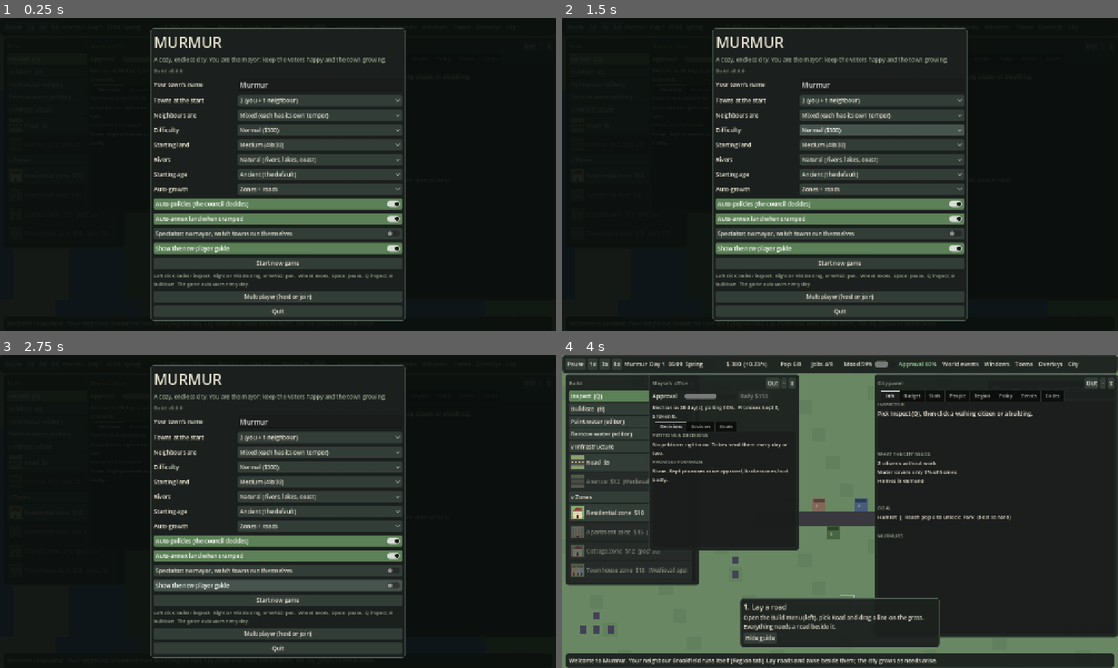
Above: before the commit, frames 1-4 (two rows, left to right).
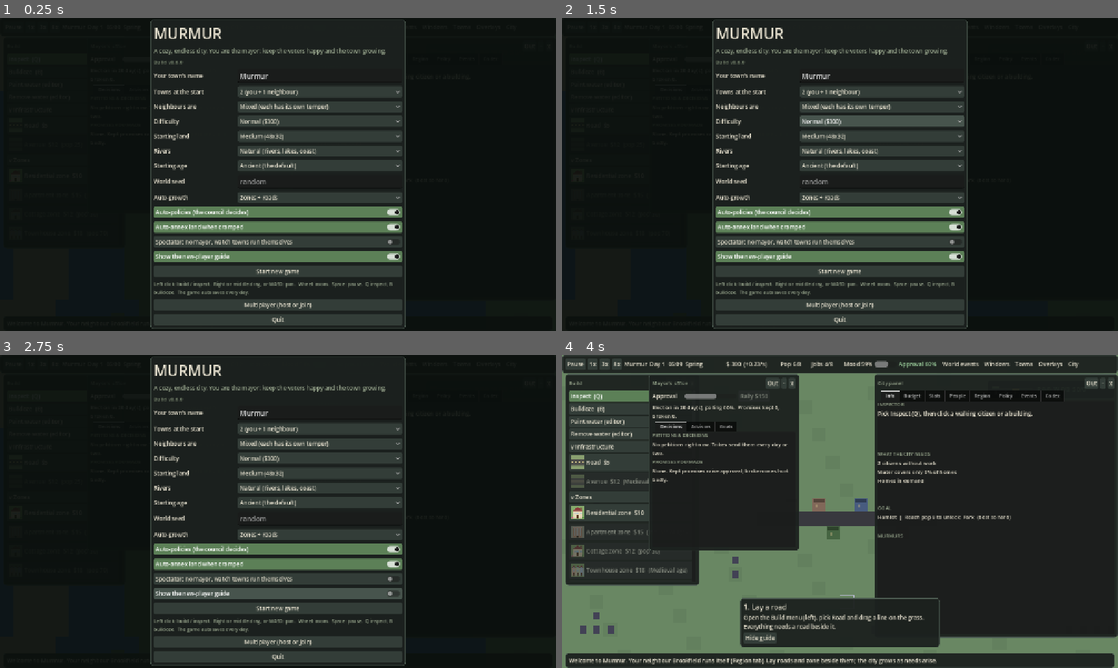
Above: after the commit, the same moments.

Repository: krugerhomeassistant/murmur
Game: Godot game, scene res://scenes/main.tscn
Same seed, same stepped clock (60 frames per second), same inputs: the game is played once before the commit and once after it.
Inputs:
- Up to frame 1 (0.25 s): no input
- Up to frame 2 (1.5 s): click "Normal ($300)" at 0.5 s; click "Normal ($300)" at 1.25 s
- Up to frame 3 (2.75 s): click "Show the new-player guide" at 2 s
- Up to frame 4 (4 s): click "Show the new-player guide" at 2.75 s; click "Start new game" at 3.5 s

The runs differ from the first frame. In frame 1, 20% of the frame differs, in the area x 27-73%, y 0-100%; in frame 2, 21%; in frame 3, 19%; in frame 4, nothing differs.

Commit message:
Add a world seed option to the setup screen

Diff:
--- a/client/scripts/main.gd
+++ b/client/scripts/main.gd
@@ -201,8 +201,8 @@
 
 
 ## A world whose first `n` plots all make good town sites (best of 40 tries if none is perfect).
-func _pick_world(n: int, lw: int, lh: int) -> World:
-	var base := bench_seed if bench_seed != 0 else randi()
+func _pick_world(n: int, lw: int, lh: int, pick := 0) -> World:
+	var base := pick if pick != 0 else (bench_seed if bench_seed != 0 else randi())
 	var best: World = null
 	var best_ok := -1
 	for a in 40:
@@ -257,7 +257,7 @@
 	var mood: int = o.get("mood", 1)
 	var rmode: int = o.get("river", 0)
 	world_rivers = not (rmode == 1 or rmode == 2)  # "none" and "I paint it" start on flat land
-	world = _pick_world(o.get("towns", 2), lw, lh)
+	world = _pick_world(o.get("towns", 2), lw, lh, int(o.get("seed", 0)))
 	city = _new_town(o.get("name", "Murmur"))
 	city.temper = 0.0
 	var n: int = o.get("towns", 2)
--- a/client/scripts/setup.gd
+++ b/client/scripts/setup.gd
@@ -5,6 +5,7 @@
 var m: Node2D
 var has_save := false
 var o_name: LineEdit
+var o_seed: LineEdit
 var o_towns: OptionButton
 var o_mood: OptionButton
 var o_diff: OptionButton
@@ -73,6 +74,10 @@
 	o_land = _opt(v, "Starting land", ["Small (40x24)", "Medium (48x32)", "Large (64x40)"], 1, "How much of the map you own at the start. You can annex more at any time.")
 	o_river = _opt(v, "Rivers", ["Natural (rivers, lakes, coast)", "None (flat land)", "Custom: I paint it (world editor)" …(254 unchanged characters)…
 	o_age = _opt(v, "Starting age", ["Ancient (the default)", "Medieval", "Industrial", "Modern (everything open, the clas …(207 unchanged characters)…
+	o_seed = LineEdit.new()
+	o_seed.placeholder_text = "random"
+	o_seed.max_length = 9
+	_row(v, "World seed", o_seed, "A number gives the same world every time (share it with a friend). Empty means a random world.")
 	o_auto = _opt(v, "Auto-growth", ["Off - I build everything", "Zones only", "Zones + roads"], 2, "Whether the planner zones plots and lays roads for you when demand rises.")
 	o_pol = CheckButton.new()
 	o_pol.text = "Auto-policies (the council decides)"
@@ -152,6 +157,7 @@
 		"land": o_land.selected,
 		"river": o_river.selected,
 		"age": o_age.selected,
+		"seed": int(o_seed.text) if o_seed.text.is_valid_int() else 0,
 		"auto": o_auto.selected,
 		"policy": o_pol.button_pressed,
 		"expand": o_exp.button_pressed,
--- /dev/null
+++ b/client/tests/scenario.gd
@@ -0,0 +1,16 @@
+extends SceneTree
+## Scenario setup: the same world seed gives the same world and the same town sites, a different seed a different one.
+
+
+func _init() -> void:
+	var m = load("res://scripts/main.gd").new()
+	m._fresh({"seed": 12345, "towns": 3, "age": 0})
+	var a: World = m.world
+	var ages_ok: bool = m.towns.size() == 3 and m.towns.all(func(t: City) -> bool: return t.age == 0)
+	m._fresh({"seed": 12345, "towns": 3})
+	var b: World = m.world
+	m._fresh({"seed": 777, "towns": 3})
+	var c: World = m.world
+	var ok: bool = ages_ok and a.seed == b.seed and a.seed != c.seed and m.towns.size() == 3
+	print("SCENARIO_OK seed=%d" % a.seed if ok else "SCENARIO_FAIL ages=%s a=%d b=%d c=%d" % [ages_ok, a.seed, b.seed, c.seed])
+	quit(0 if ok else 1)
Not shown, changed: .github/workflows/ci.yml
Not shown, changed: CHANGELOG.md
Not shown, changed: docs/PLAN.md
Not shown, changed: docs/SANDBOX_DESIGN.md
